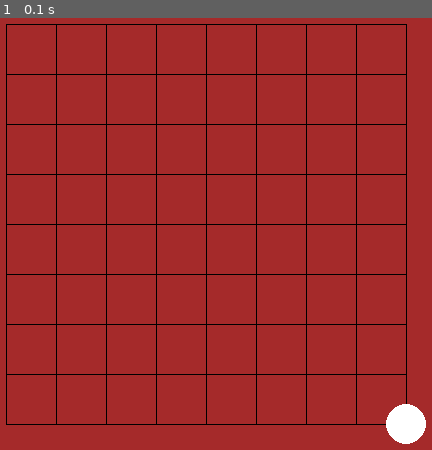
Above: before the commit, frame 1.
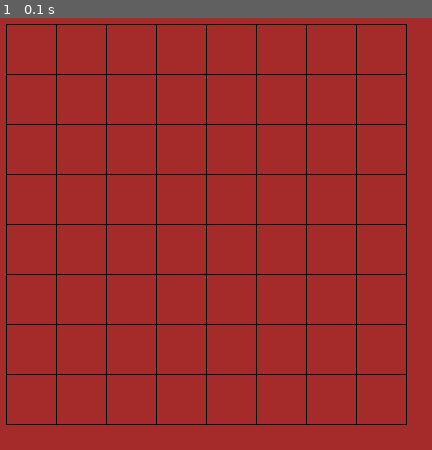
Above: after the commit, the same moment.

Repository: nathanaelbosch/GO_DILab
Game: pygame game, started from src/run.py
Two runs of this game, one before a commit and one after it. Both use one fixed random seed, a clock stepped at 60 frames per second and the inputs below.
Inputs:
- Up to frame 1 (0.1 s): no input

The runs differ from the first frame. In frame 1, 0.7% of the frame differs, in the area x 89-99%, y 89-99%.

Commit message:
fix two overlooked things

Diff:
--- a/src/controller/GameController.py
+++ b/src/controller/GameController.py
@@ -1,5 +1,4 @@
 import threading
-import time
 from src.model.Game import InvalidMove_Error
 
 
@@ -24,8 +23,6 @@
         self.game.start()
 
         while self.game.is_running:
-            self.next_turn()
-
             self.view.show_player_turn_start(self.current_player.name)
             # loop until a move is valid
             # (can lead to inf-loops when bots fail to produce valid moves)
@@ -38,6 +35,7 @@
                 except InvalidMove_Error as e:
                     self.view.show_error(' '.join(e.args))
             self.view.show_player_turn_end(self.current_player.name)
+            self.next_turn()
 
         # TODO
         # relieve the Game-class from the task to print end-of-game
--- a/src/controller/players/Player.py
+++ b/src/controller/players/Player.py
@@ -16,3 +16,6 @@
     @abstractmethod
     def get_move(self):
         pass
+
+    def receive_next_move_from_gui(self, move):
+        pass
--- a/src/run.py
+++ b/src/run.py
@@ -1,4 +1,4 @@
-from src import Game, ConsoleView, PygameGuiView, HumanConsolePlayer, HumanGuiPlayer, RandomBotPlayer, GameController
+from src import Game, PygameGuiView, HumanConsolePlayer, HumanGuiPlayer, RandomBotPlayer, GameController
 
 
 def main():
